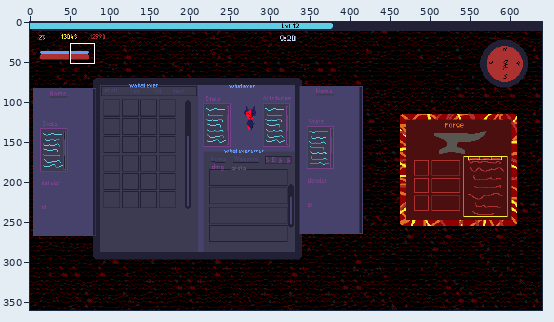
Pixel-art file, stored at Art/ConceptArt/New_UI_Concepts.aseprite. The picture above shows the old version from afar; the outline marks the close-up.
Close-up. First the earlier version:
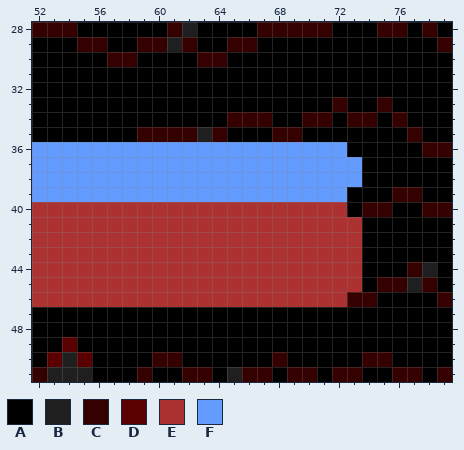
640x360 pixels, 1 frame. Shown: x 52..79, y 28..51.
Visible layers, top first: "HUD", "Assemble", "Inventory", "Background".
Palette (. is transparent): A #000000  B #1f1f1f  C #350000  D #5b0000  E #ac3232  F #639bff
Pixels before, first column x 52:
28 CCCAAAAAACBAAAACCCCCAAACCACA
29 AAACCAACCBCAACCAAAAAAAAAAAAC
30 AAAAACCAAAACCAAAAAAAAAAAAAAA
31 AAAAAAAAAAAAAAAAAAAAAAAAAAAA
32 AAAAAAAAAAAAAAAAAAAAAAAAAAAA
33 AAAAAAAAAAAAAAAAAAAACAACAAAA
34 AAAAAAAAAAAAACCCAACCACCACAAA
35 AAAAAAACCCCBCAAACCAAAAAAACAA
36 FFFFFFFFFFFFFFFFFFFFFAAAAACC
37 FFFFFFFFFFFFFFFFFFFFFFAAAAAA
38 FFFFFFFFFFFFFFFFFFFFFFAAAAAA
39 FFFFFFFFFFFFFFFFFFFFFAAACCAA
40 EEEEEEEEEEEEEEEEEEEEEACCAACC
41 EEEEEEEEEEEEEEEEEEEEEEAAAAAA
42 EEEEEEEEEEEEEEEEEEEEEEAAAAAA
43 EEEEEEEEEEEEEEEEEEEEEEAAAAAA
44 EEEEEEEEEEEEEEEEEEEEEEAAACBA
45 EEEEEEEEEEEEEEEEEEEEEEACCBCA
46 EEEEEEEEEEEEEEEEEEEEECCAAAAC
47 AAAAAAAAAAAAAAAAAAAAAAAAAAAA
48 AAAAAAAAAAAAAAAAAAAAAAAAAAAA
49 AADAAAAAAAAAAAAAAAAAAAAAAAAA
50 ADBDAAAACCAAAAAACAAAAACCAAAA
51 CBBBAAACAACCABCCACCACCAACCAC
New version:
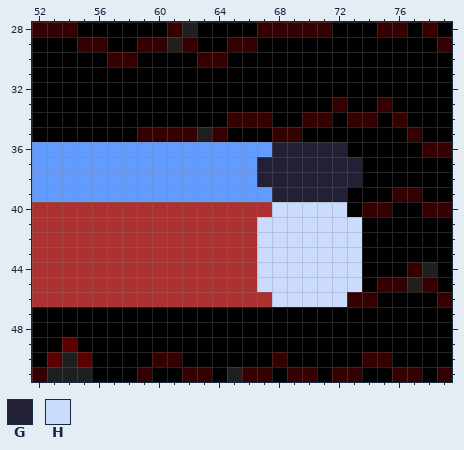
Colours new in this view: G #222034  H #cbdbfc
Commit message: HUD added + some stats/labels implemented
Diff:
Changed rows in their new state; - is an unchanged pixel.
Layer "HUD":
first column x 67:
36 -GGGGG-
37 GGGGGGG
38 GGGGGGG
39 -GGGGG-
40 -HHHHH-
41 HHHHHHH
42 HHHHHHH
43 HHHHHHH
44 HHHHHHH
45 HHHHHHH
46 -HHHHH-
Boxes around the changes in both close-ups, in picture pixels (x1, y1, x2, y2):
changed: (257, 142, 362, 307)
